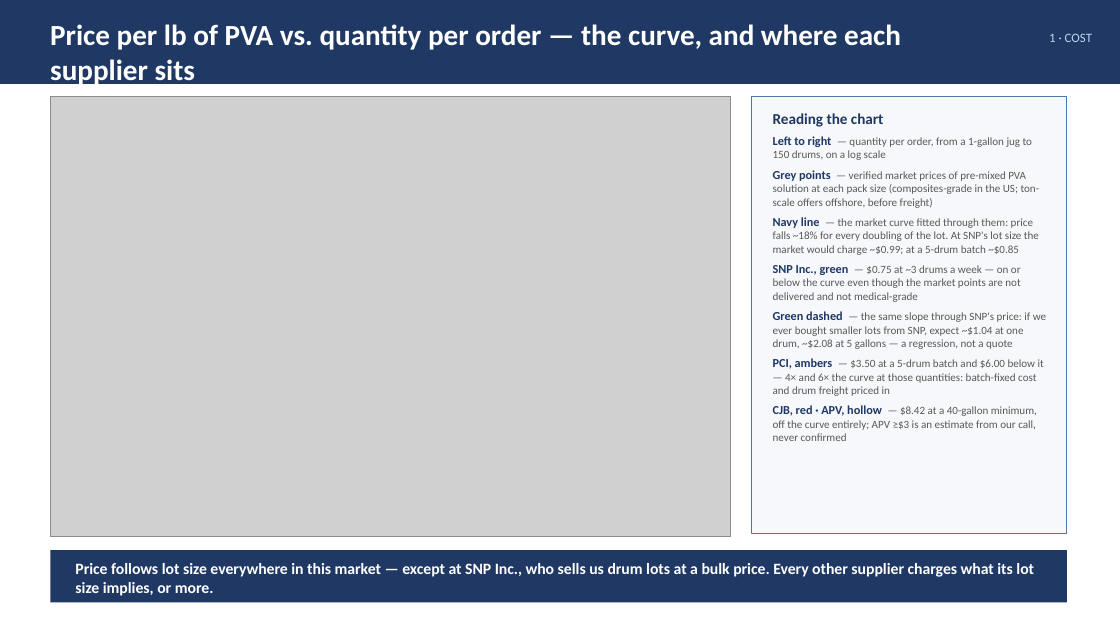
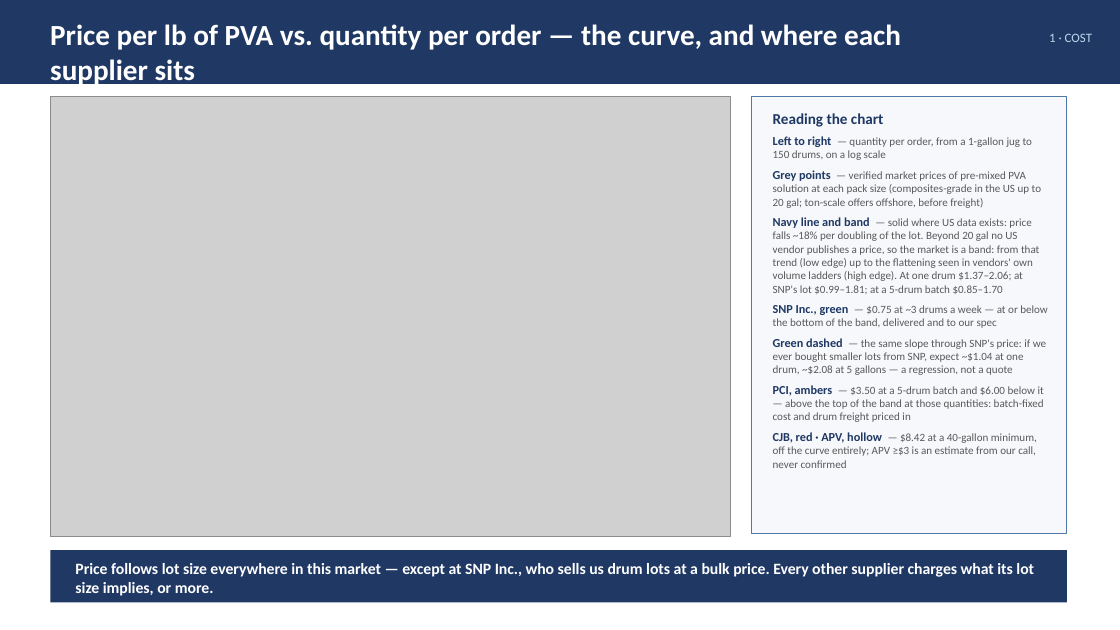
Before and after one commit to naviero1/Claude-Works, a slide deck: slide 3 of PVA second supplier initiative/PVA_Second_Supplier_Leadership_Deck.pptx. Drawn at 1120x630 pixels with LibreOffice and Linux fonts; fonts in the diff are those of the drawing; grey boxes stand for pictures. Boxes give left, top, right and bottom in pixels: in the first picture for what was removed or moved away, otherwise in the second. Text is boxed around its words. In the diff, an @@ line names an element or a change of style, - is before the commit and + after.

```diff
--- a/PVA second supplier initiative/PVA_Second_Supplier_Leadership_Deck.pptx
+++ b/PVA second supplier initiative/PVA_Second_Supplier_Leadership_Deck.pptx
@@ text at [773,170,1048,328]: text changed @@
-Grey points — verified market prices of pre-mixed PVA solution at each pack size (composites-grade in the US; ton-scale offers offshore, before freight)
-Navy line — the market curve fitted through them: price falls ~18% for every doubling of the lot. At SNP's lot size the market would charge ~$0.99; at a 5-drum batch ~$0.85
-SNP Inc., green — $0.75 at ~3 drums a week — on or below the curve even though the market points are not delivered and not medical-grade
+Grey points — verified market prices of pre-mixed PVA solution at each pack size (composites-grade in the US up to 20 gal; ton-scale offers offshore, before freight)
+Navy line and band — solid where US data exists: price falls ~18% per doubling of the lot. Beyond 20 gal no US vendor publishes a price, so the market is a band: from that trend (low edge) up to the flattening seen in vendors' own volume ladders (high edge). At one drum $1.37–2.06; at SNP's lot $0.99–1.81; at a 5-drum batch $0.85–1.70
+SNP Inc., green — $0.75 at ~3 drums a week — at or below the bottom of the band, delivered and to our spec
@@ text at [773,385,1044,422]: text changed @@
-PCI, ambers — $3.50 at a 5-drum batch and $6.00 below it — 4× and 6× the curve at those quantities: batch-fixed cost and drum freight priced in
+PCI, ambers — $3.50 at a 5-drum batch and $6.00 below it — above the top of the band at those quantities: batch-fixed cost and drum freight priced in
```
Also in this commit, not shown: 1 other slide changed, 5 other files.
